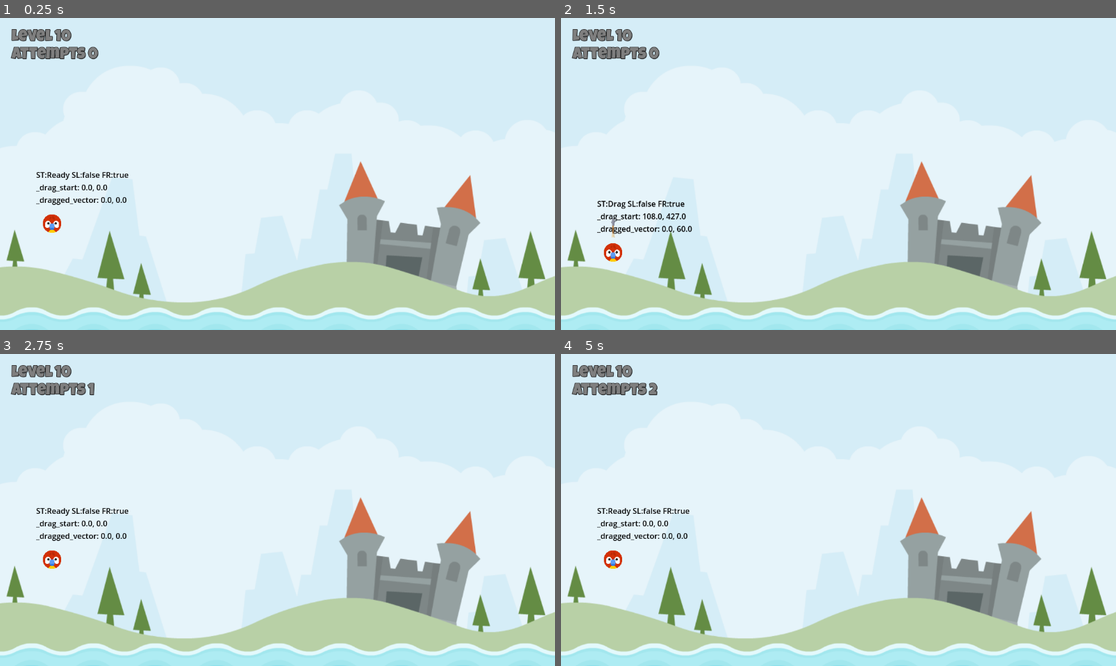
Above: before the commit, frames 1-4 (two rows, left to right).
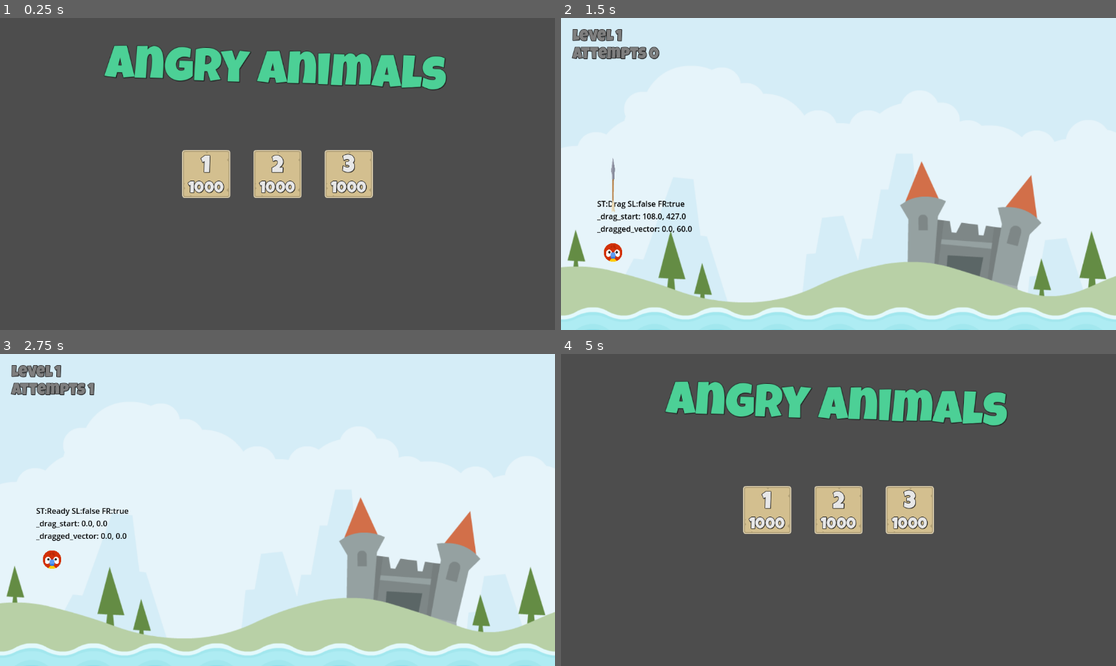
Above: after the commit, the same moments.

Repository: sufkis/angry-animals
Game: Godot game, scene res://Scenes/Main/Main.tscn
Same seed, same stepped clock (60 frames per second), same inputs: the game is played once before the commit and once after it. Before the commit the project starts from res://Scenes/LevelBase/LevelBase.tscn.
Inputs (mouse positions are in pixels of both pictures, inside the frame that each line leads up to):
- Up to frame 1 (0.25 s): no input
- Up to frame 2 (1.5 s): click (766, 174) at 0.52 s; tap Enter at 1.25 s; drag from (610, 223) to (838, 329) at 1.27 s
- Up to frame 3 (2.75 s): drag from (166, 525) to (277, 665) at 2.02 s
- Up to frame 4 (5 s): tap Space at 2.75 s; move the mouse to (610, 559) at 2.77 s; press the mouse at (610, 559) at 2.78 s; release the mouse at (610, 559) at 3.5 s; tap Enter at 3.5 s; drag from (810, 572) to (672, 463) at 3.52 s; move the mouse to (1005, 556) at 4.27 s; press the mouse at (1005, 556) at 4.28 s; tap Escape (ui_cancel) at 4.9 s

The runs differ from the first frame. In frame 1, 99% of the frame differs, in the area x 0-100%, y 0-100%; in frame 2, 0.2%; in frame 3, less than 0.1%; in frame 4, 99%.

Commit message:
Add navigation and level labels

Diff:
--- /dev/null
+++ b/Globals/ScoreManager.gd
@@ -0,0 +1,7 @@
+extends Node
+
+var level_selected: String = "1":
+	get:
+		return level_selected
+	set(value):
+		level_selected = value
--- a/Scenes/Animal/Animal.gd
+++ b/Scenes/Animal/Animal.gd
@@ -55,8 +55,8 @@
 
 func update_arrow_scale() -> void:
 	var impulse_length: float = calculate_impulse().length()
-	var percentage: float = clamp(impulse_length / IMPULSE_MAX, 0.0, 0.1)
-	arrow.scale.x = lerp(_arrow_scale_x, _arrow_scale_x * 2, percentage)
+	var percentage: float = clamp(impulse_length / IMPULSE_MAX, 0.0, 1.0)
+	arrow.scale.x = lerp(_arrow_scale_x, _arrow_scale_x * 3, percentage)
 	arrow.rotation = (_start - position).angle()
 
 func start_dragging() -> void:
--- a/Scenes/GameUi/GameUi.gd
+++ b/Scenes/GameUi/GameUi.gd
@@ -3,10 +3,12 @@
 @onready var attempts_label: Label = $MarginContainer/VBoxContainer/AttemptsLabel
 @onready var music: AudioStreamPlayer2D = $Music
 @onready var vb_game_over: VBoxContainer = $MarginContainer/VBGameOver
+@onready var level_label: Label = $MarginContainer/VBoxContainer/LevelLabel
 
 var _attempts: int = -1
 
 func _ready() -> void:
+	level_label.text = "Level %s" % ScoreManager.level_selected
 	on_attempt_made()
 
 func _enter_tree() -> void:
--- a/Scenes/LevelBase/LevelBase.gd
+++ b/Scenes/LevelBase/LevelBase.gd
@@ -1,8 +1,13 @@
 extends Node2D
 
 const ANIMAL = preload("uid://bgwwpcx6dn0ls")
+const MAIN = preload("uid://ca3jpuhl3n83w")
 
 @onready var animal_start: Marker2D = $AnimalStart
+
+func _unhandled_input(event: InputEvent) -> void:
+	if event.is_action_pressed("ui_cancel"):
+		get_tree().change_scene_to_packed(MAIN)
 
 func _ready() -> void:
 	spawn_animal()
--- a/Scenes/LevelButton/LevelButton.gd
+++ b/Scenes/LevelButton/LevelButton.gd
@@ -1,8 +1,10 @@
 extends TextureButton
 
+@export var level_number: String = "1"
+@onready var level_label: Label = $MarginContainer/VBoxContainer/LevelLabel
 
 func _ready() -> void:
-	pass # Replace with function body.
+	level_label.text = level_number
 
 
 func _on_mouse_entered() -> void:
@@ -11,3 +13,8 @@
 
 func _on_mouse_exited() -> void:
 	scale = Vector2(1.0, 1.0)
+
+
+func _on_pressed() -> void:
+	ScoreManager.level_selected = level_number
+	get_tree().change_scene_to_file("res://Scenes/LevelBase/Level%s.tscn" % level_number)
--- a/Scenes/LevelButton/LevelButton.tscn
+++ b/Scenes/LevelButton/LevelButton.tscn
@@ -49,3 +49,4 @@
 
 [connection signal="mouse_entered" from="." to="." method="_on_mouse_entered"]
 [connection signal="mouse_exited" from="." to="." method="_on_mouse_exited"]
+[connection signal="pressed" from="." to="." method="_on_pressed"]
--- a/Scenes/Main/Main.tscn
+++ b/Scenes/Main/Main.tscn
@@ -51,9 +51,11 @@
 
 [node name="LevelButton2" parent="HBoxContainer" instance=ExtResource("2_cmk6n")]
 layout_mode = 2
+level_number = "2"
 
 [node name="LevelButton3" parent="HBoxContainer" instance=ExtResource("2_cmk6n")]
 layout_mode = 2
+level_number = "3"
 
 [node name="MarginContainer" type="MarginContainer" parent="."]
 layout_mode = 1
--- a/project.godot
+++ b/project.godot
@@ -11,13 +11,14 @@
 [application]
 
 config/name="Angry Animals"
-run/main_scene="uid://jxlrtvy20i38"
+run/main_scene="uid://ca3jpuhl3n83w"
 config/features=PackedStringArray("4.5", "Forward Plus")
 config/icon="res://icon.svg"
 
 [autoload]
 
 SignalHub="*res://Globals/SignalHub.gd"
+ScoreManager="*res://Globals/ScoreManager.gd"
 
 [editor]
 
Not shown, added: Globals/ScoreManager.gd.uid
